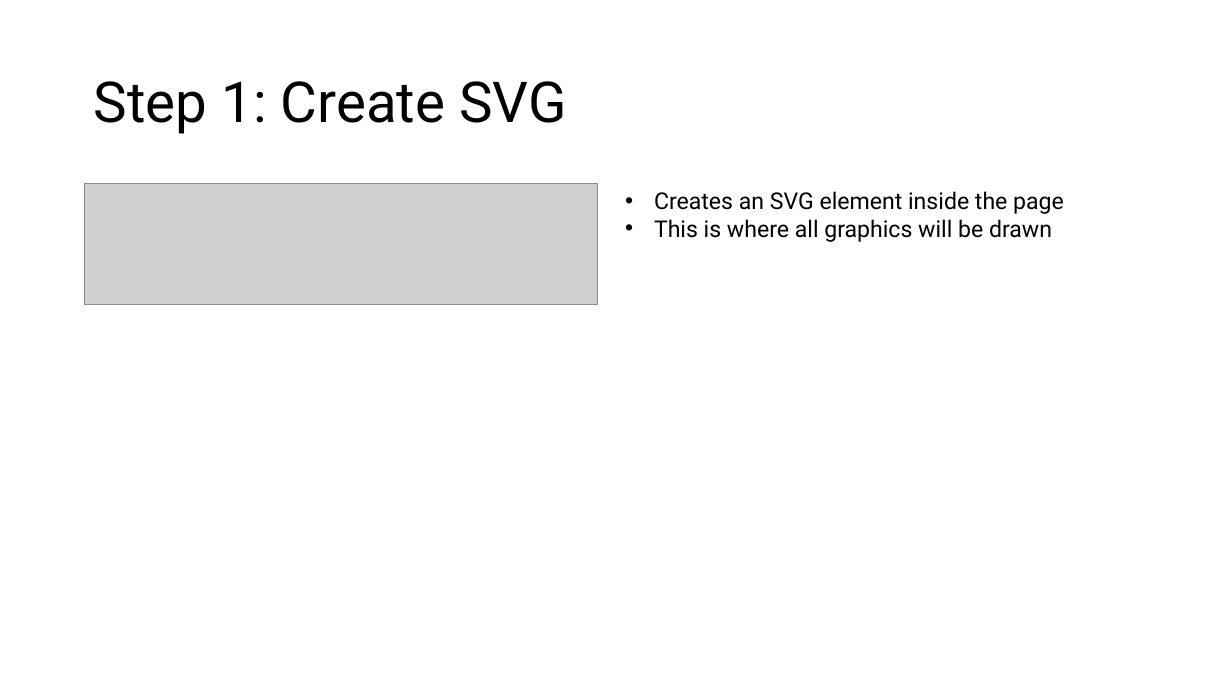
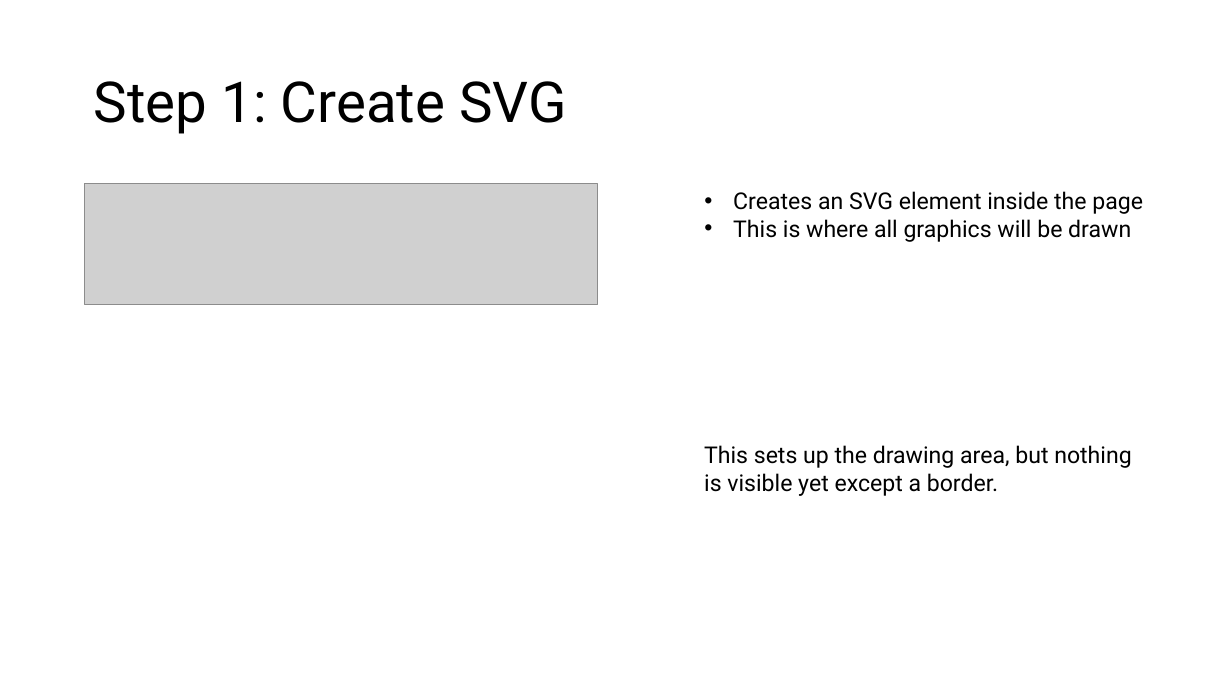
Before and after one commit to armandhammer/bengarland-site, a slide deck: slide 2 of tutorial/Bar Graph Sorting.pptx. Drawn at 1232x693 pixels with LibreOffice and Linux fonts; fonts in the diff are those of the drawing; grey boxes stand for pictures. Boxes give left, top, right and bottom in pixels: in the first picture for what was removed or moved away, otherwise in the second. Text is boxed around its words. In the diff, an @@ line names an element or a change of style, - is before the commit and + after.

```diff
--- a/tutorial/Bar Graph Sorting.pptx
+++ b/tutorial/Bar Graph Sorting.pptx
@@ text "Creates an SVG element inside ...": place and size @@
-text "Creates an SVG element inside ..." at bbox=[654, 191, 1064, 242]
+text "Creates an SVG element inside ..." at bbox=[733, 191, 1143, 242]
@@ text added at bbox=[704, 445, 1131, 496], 18 pt, text #000000 @@
+This sets up the drawing area, but nothing is visible yet except a border.
```
Also in this commit, not shown: 1 other slide changed, 7 slides added, 2 slides removed, 2 other files.
